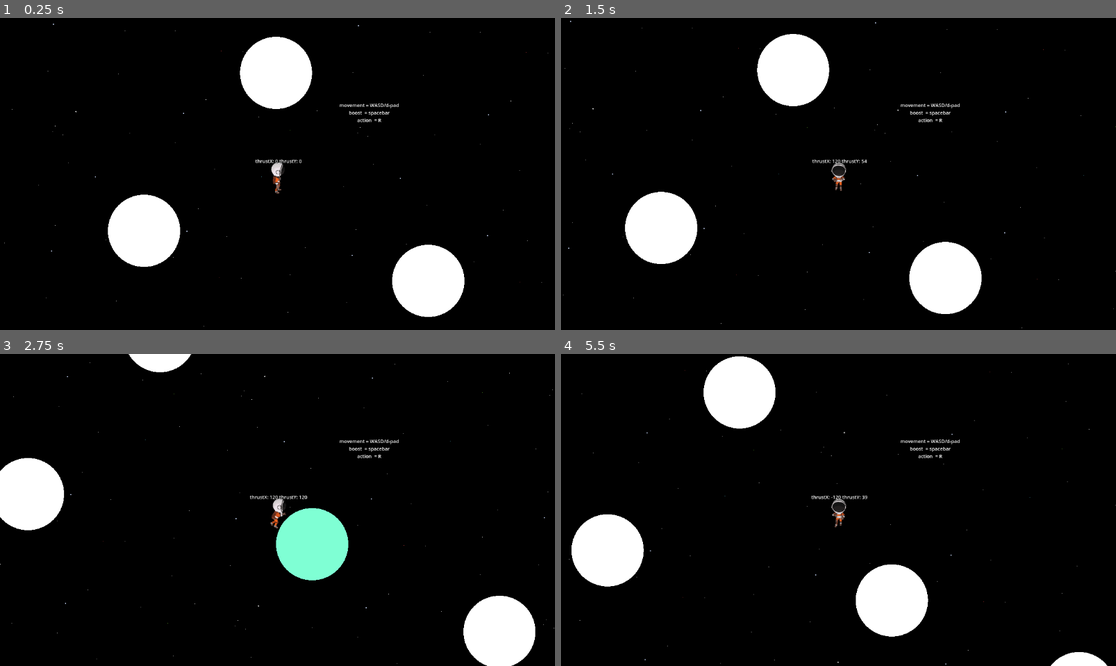
Above: before the commit, frames 1-4 (two rows, left to right).
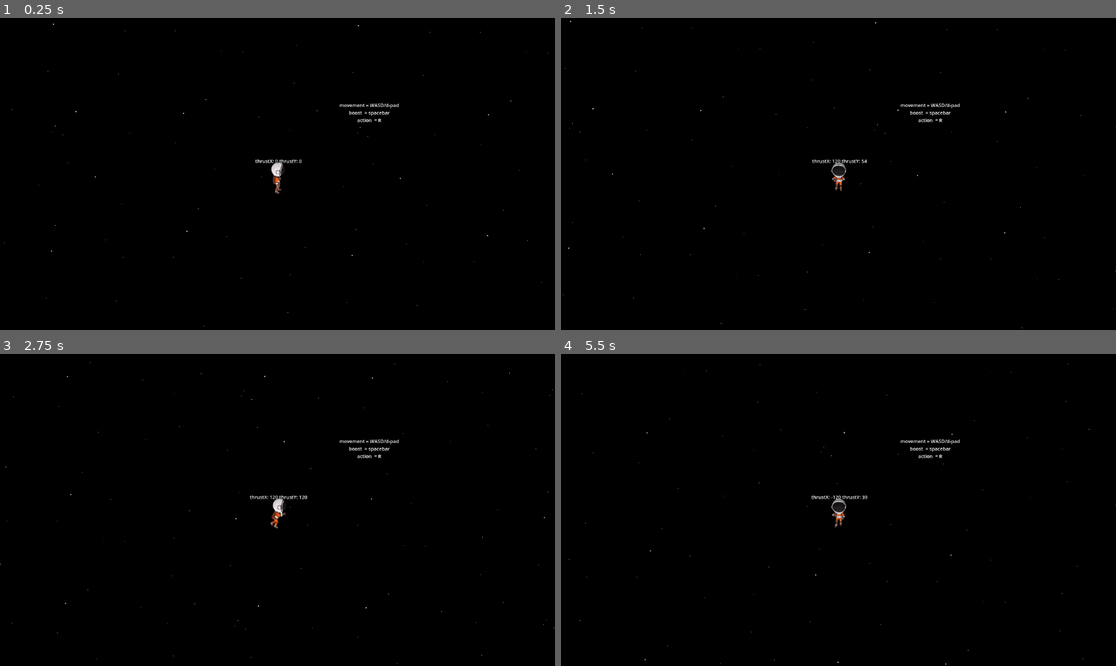
Above: after the commit, the same moments.

Repository: Boladelomo/Brackeys_Game_Jam_2024.2
Game: Godot game, scene res://Scenes/game.tscn
Two runs of this game, one before a commit and one after it. Both use one fixed random seed, a clock stepped at 60 frames per second and the inputs below.
Inputs:
- Up to frame 1 (0.25 s): no input
- Up to frame 2 (1.5 s): tap Enter at 0.5 s; hold D (right) 0.53-1.28 s; tap Space (jump) at 0.77 s; hold S (down) from 1.28 s (still down)
- Up to frame 3 (2.75 s): tap Space (jump) at 1.52 s; release S (down) at 2.03 s; hold D (right) from 2.03 s (still down)
- Up to frame 4 (5.5 s): release D (right) at 2.78 s; hold W (up) 2.78-3.53 s; tap Space (jump) at 3.02, 3.77, 4.52 s; hold A (left) 3.53-5.03 s; hold S (down) from 5.03 s (still down)

The runs differ from the first frame. In frame 1, 7.2% of the frame differs, in the area x 19-84%, y 6-96%; in frame 2, 7.2%; in frame 3, 7.5%; in frame 4, 7.5%, in the area x 1-99%, y 0-100%.
Error before the commit: Parse Error: Preload file "res://asteroid.tscn" does not exist. (res://Scripts/asteroid_manager.gd:5)
Error after the commit: Invalid access to property or key 'shape' on a base object of type 'Nil'. (res://Scripts/asteroid_manager.gd:37)

Commit message:
asteroid spawn refactor

Diff:
--- a/Project/Scenes/game.tscn
+++ b/Project/Scenes/game.tscn
@@ -84,22 +84,28 @@
 [node name="AsteroidManager" parent="." instance=ExtResource("2_yyxbx")]
 
 [node name="Asteroid" parent="." instance=ExtResource("3_4uphc")]
+visible = false
 position = Vector2(-1, -105)
 scale = Vector2(0.996396, 1)
 
 [node name="Asteroid2" parent="." instance=ExtResource("3_4uphc")]
+visible = false
 position = Vector2(-138, 59)
 
 [node name="Asteroid3" parent="." instance=ExtResource("3_4uphc")]
+visible = false
 position = Vector2(157, 111)
 
 [node name="Asteroid4" parent="." instance=ExtResource("3_4uphc")]
+visible = false
 position = Vector2(-575, -318)
 
 [node name="Asteroid5" parent="." instance=ExtResource("3_4uphc")]
+visible = false
 position = Vector2(572, 320)
 
 [node name="Asteroid6" parent="." instance=ExtResource("3_4uphc")]
+visible = false
 position = Vector2(352, 202)
 scale = Vector2(0.996396, 1)
 
--- a/Project/Scripts/asteroid.gd
+++ b/Project/Scripts/asteroid.gd
@@ -2,8 +2,10 @@
 
 enum AsteroidState { EMPTY, USED, DAMAGED }
 
-@onready var collision_shape_2d: CollisionShape2D = $CollisionShape2D
+@onready var collider: CollisionShape2D = $CollisionShape2D
 @export var safe_radius := 75.0
+@export var min_radius := 8.0
+@export	var max_radius := 95.0
 
 var safe_color := Color.AQUAMARINE
 var empty_color := Color.WHITE
@@ -16,10 +18,10 @@
 
 # Called when the node enters the scene tree for the first time.
 func _ready() -> void:
-	collision_shape_2d.shape.radius = safe_radius
-	collision_shape_2d.position = position
+	collider.shape.radius = safe_radius
+	collider.position = position
 	queue_redraw()
-	#print(collision_shape_2d.shape.radius)
+	#print(collider.shape.radius)
 	#print(position)
 
 # Called every frame. 'delta' is the elapsed time since the previous frame.
@@ -35,18 +37,16 @@
 	#if collided and target_position:
 		#draw_line(target_position, position, Color.RED, 4.0, false)
 
-#TODO: change logic for a fully encased player, maybe a smaller inner collider after cracking the asteroid with the tool
+#TODO: change to full overlap of player collider (inside asteroid)
 func _on_body_entered(body: Node2D) -> void:
-	if body.name == "Player": #TODO: use another way to ID the player, avoid hardcoded strings
-		#print("player X: " + str(body.position.x) + ", player Y: " + str(body.position.y))
-		#print("asteroid X: " + str(position.x) + ", asteroid Y: " + str(position.y))
+	if body is CharacterBody2D:
 		current_color = safe_color
 		collided = true
 		target_position = body.position
 	queue_redraw()
 
 func _on_body_exited(body: Node2D) -> void:
-	if body.name == "Player":
+	if body is CharacterBody2D:
 		current_color = empty_color
 		collided = false
 	queue_redraw()
--- a/Project/Scripts/asteroid_manager.gd
+++ b/Project/Scripts/asteroid_manager.gd
@@ -2,15 +2,16 @@
 
 enum AsteroidClass { MICRO, PROJECTILE, SHELTER }
 
-const asteroid = preload("res://asteroid.tscn")
+var asteroid = preload("res://Scenes/asteroid.tscn")
 const ASTEROID_AMOUNT := 50
-const SHELTER_AMOUUNT := 5
+const MAX_SHELTER_AMOUNT := 5
+const MIN_SHELTER_RADIUS := 75.0
 
-@onready var asteroids : Array[Area2D]
-@onready var shelter_pool : Array[Area2D] : get = _get_asteroids
+@onready var asteroids : Array[Area2D] : get = _get_asteroids
+#@onready var shelter_pool : Array[Area2D] : get = _get_asteroids
 
 func _get_asteroids():
-	pass
+	return asteroids
 
 #TODO: list of asteroids of different sizes
 
@@ -20,9 +21,24 @@
 
 func _ready():
 	asteroids.resize(ASTEROID_AMOUNT)
+	fill_asteroid_array(asteroids, ASTEROID_AMOUNT)
 	print("Hello")
 
 func fill_asteroid_array(array, length):
 	for i in length:
-		#array[i] =
-		pass
+		array[i] = asteroid.instantiate()
+		print("asteroid " + str(i) + " radius = ")
+		randomize_asteroid_values(array[i])
+
+func randomize_asteroid_values(asteroid):
+	#count large asteroids and prevent more than SHELTER_AMOUNT from spawning
+	var shelter_count := 0
+	for a in asteroids:
+		if a.collider.shape.radius >= MIN_SHELTER_RADIUS:
+			shelter_count += 1
+	if shelter_count >= MAX_SHELTER_AMOUNT:
+		asteroid.collider.shape.radius = randf_range(asteroid.min_radius, asteroid.min_radius * 2.0)
+	else:
+	#if within shelter limit
+		asteroid.collider.shape.radius = randf_range(asteroid.min_radius, asteroid.max_radius)
+	print(asteroid.collider.shape.radius)
--- a/Project/Scripts/player_container.gd
+++ b/Project/Scripts/player_container.gd
@@ -6,7 +6,7 @@
 	var index := 0
 	for spawn in get_children():
 		spawns.insert(index, spawn)
-		++index
+		index += 1
 		if index > get_child_count():
 			index = get_child_count()
 	print("total asteroid spawns: ")
